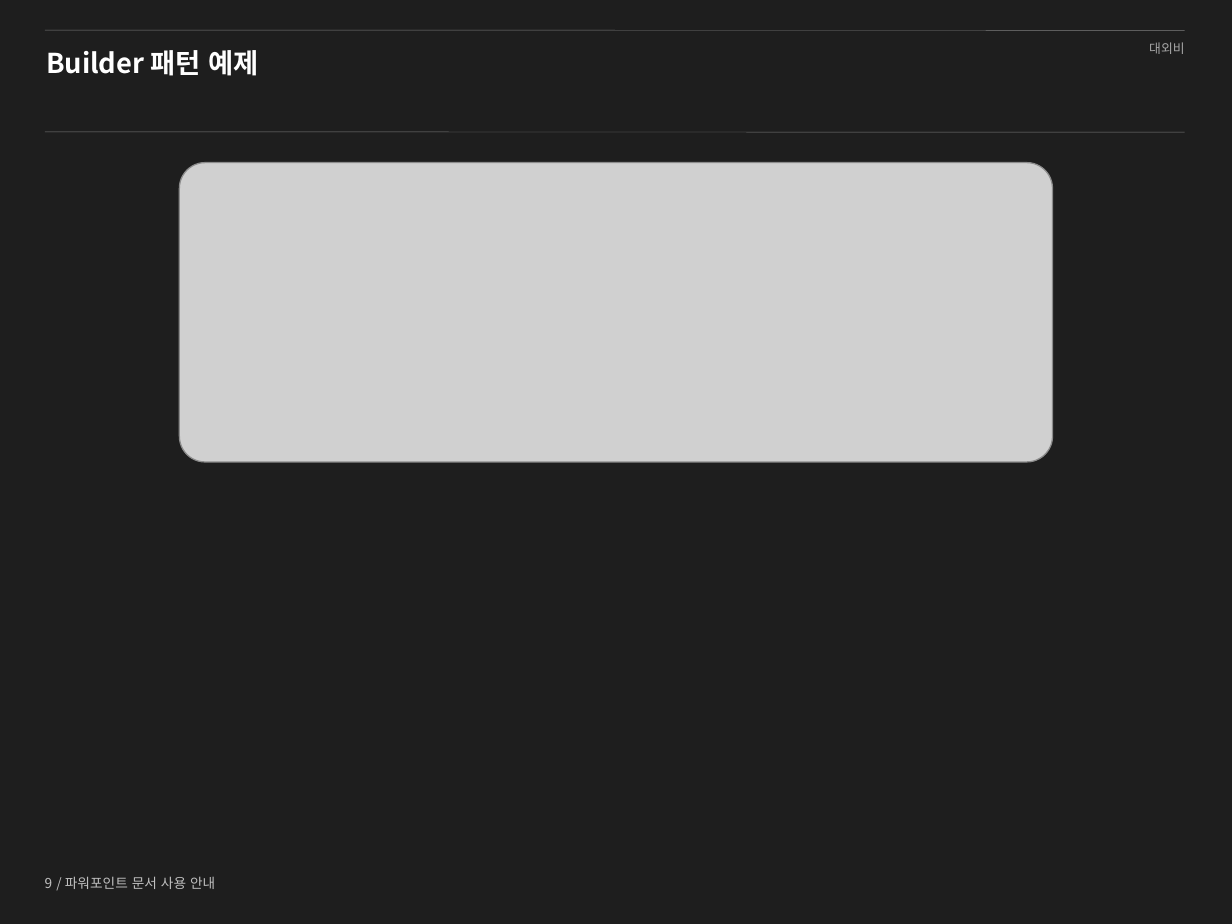
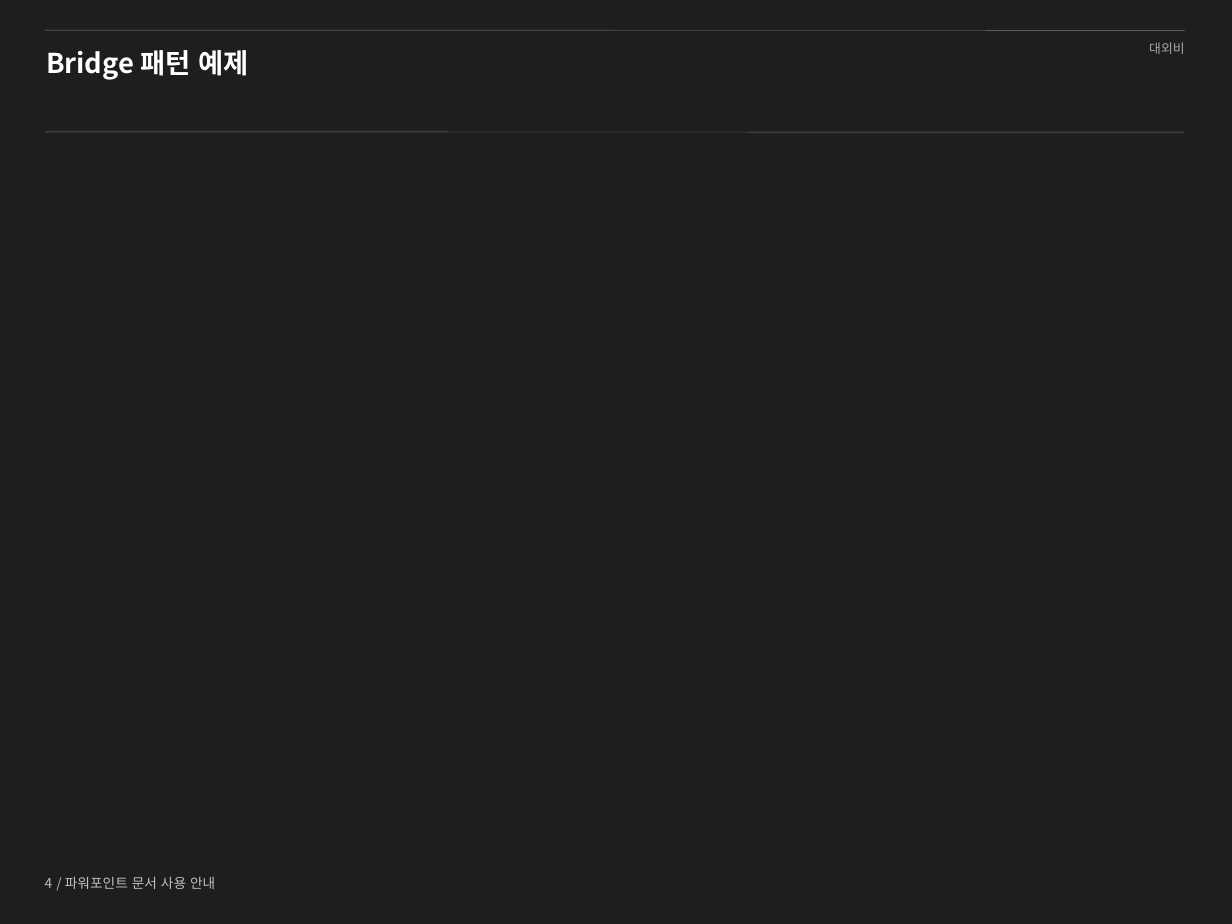
Before and after one commit to shyr/designpattern, a slide deck: slide 4 of src/_ppt/ch9.pptx (slide 9 before the commit). Drawn at 1232x924 pixels with LibreOffice and Linux fonts; fonts in the diff are those of the drawing; grey boxes stand for pictures; background and template pictures are left out. Boxes give left, top, right and bottom in pixels: in the first picture for what was removed or moved away, otherwise in the second. Text is boxed around its words. In the diff, an @@ line names an element or a change of style, - is before the commit and + after.

```diff
--- a/src/_ppt/ch9.pptx
+++ b/src/_ppt/ch9.pptx
@@ title at (46,50,248,80): text changed @@
-Builder 패턴 예제
+Bridge 패턴 예제
@@ picture removed at (180,163,1053,462) @@
@@ text at (45,876,215,889): text changed @@
-9 / 파워포인트 문서 사용 안내
+4 / 파워포인트 문서 사용 안내
```
Also in this commit, not shown: 1 other slide changed, 2 slides added, 5 slides removed, 6 other files.
